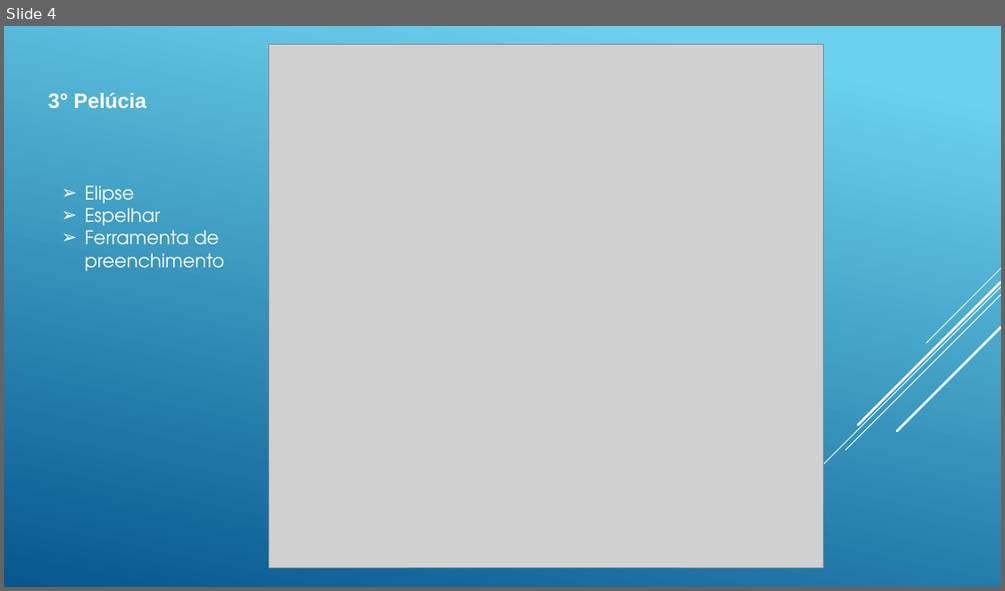
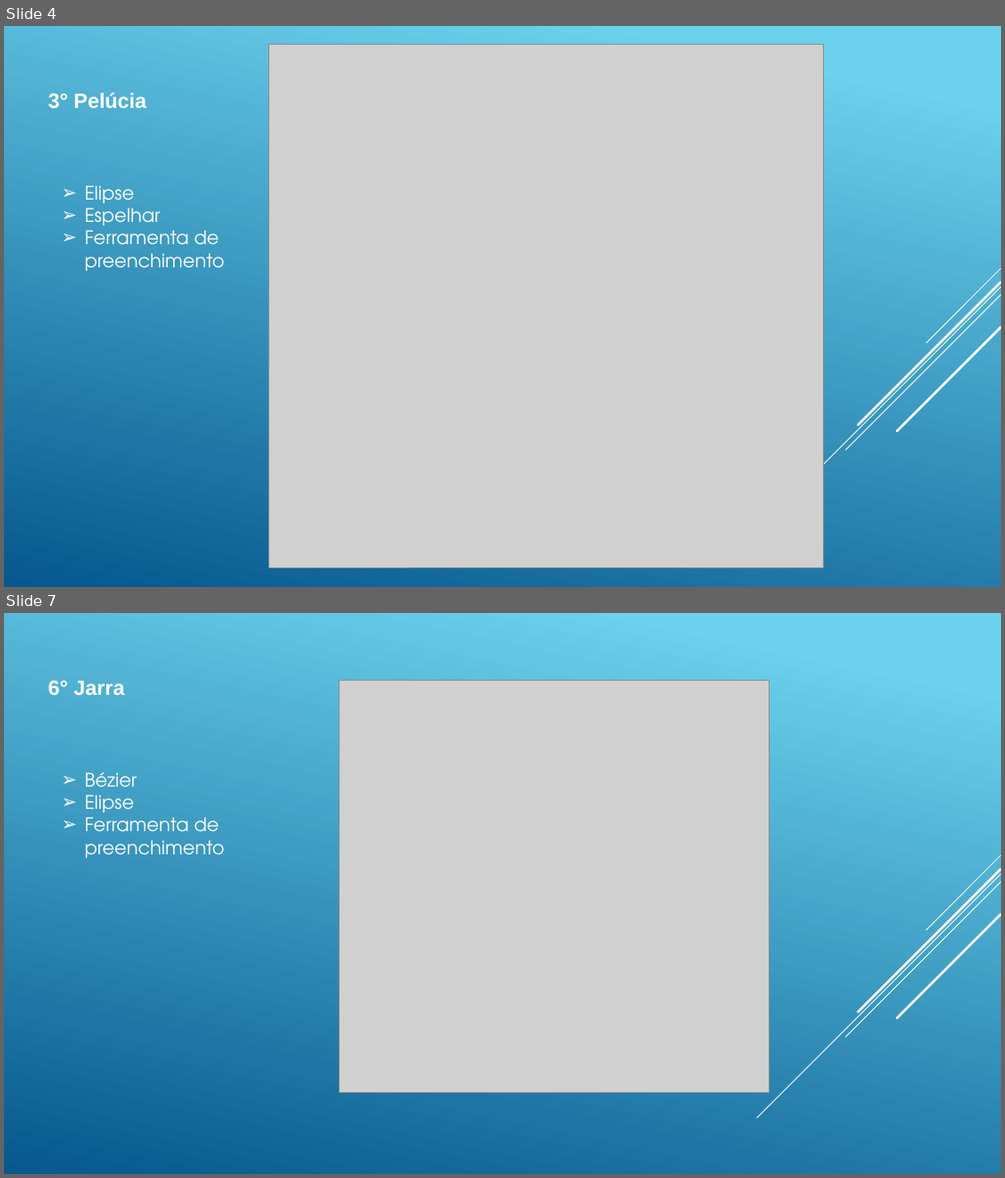
Before and after one commit to Fernandogit32/Informatica-Para-Internet, a slide deck: primeiro modulo/Arte-Digital/Portfolio.pptx. Shown one above the other, each under a label of ours: slide 4 before the commit, slides 4 and 7 after it; the slides between them are not shown. The pictures are 1005x591 and 1005x1178 pixels, drawn with LibreOffice and Linux fonts; fonts in the diff are those of the drawing; grey boxes stand for pictures. Boxes give left, top, right and bottom in pixels: in the first picture for what was removed or moved away, otherwise in the second. Text is boxed around its words. In the diff, an @@ line names an element or a change of style, - is before the commit and + after.

```diff
--- a/primeiro modulo/Arte-Digital/Portfolio.pptx
+++ b/primeiro modulo/Arte-Digital/Portfolio.pptx
@@ slide 7 added at [4, 613, 1001, 1174], background gradient #6ED2EB to #06588E; not listed: 5 template elements that a slide beside it also shows @@
@@ text added at [48, 680, 124, 695], 20 pt, text #FFFFFF, bold @@
+6° Jarra
@@ picture added at [339, 681, 769, 1093] @@
@@ text added at [85, 772, 225, 858], 18 pt, text #FFFFFF @@
+➢ Bézier
+➢ Elipse
+➢ Ferramenta de preenchimento
```
Also in this commit, not shown: 2 other slides added, 1 other file.
